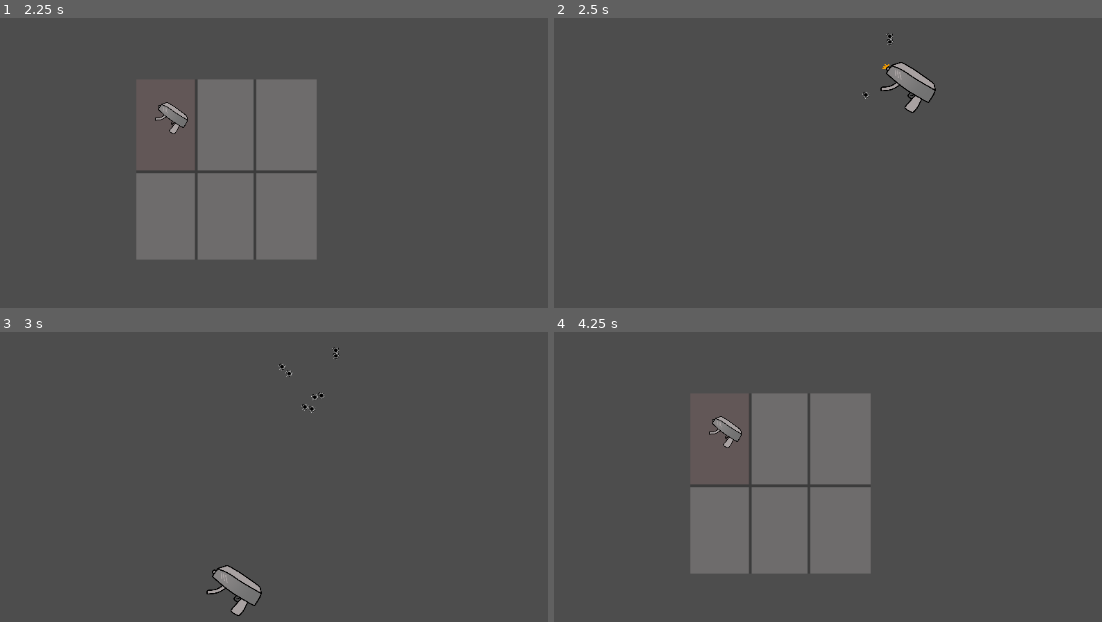
Above: before the commit, frames 1-4 (two rows, left to right).
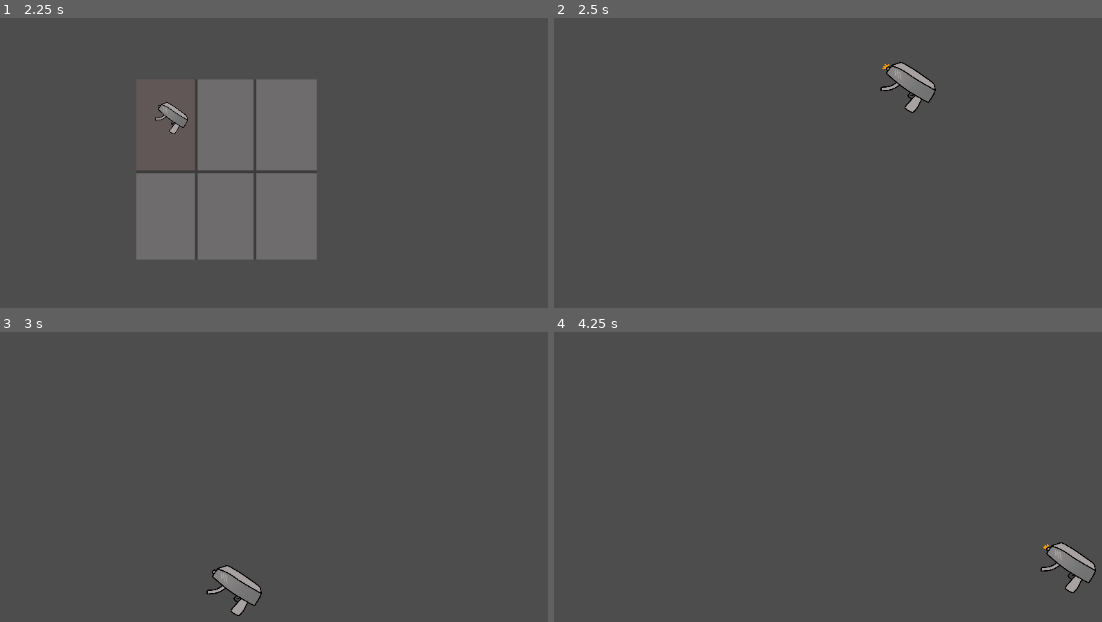
Above: after the commit, the same moments.

Repository: boxyld/redot-desktop-destroyer
Game: Godot game, scene res://scenes/menu.tscn
The game is run twice, just before and just after one commit, with the same random seed, the same clock (stepped at 60 frames per second) and the same inputs.
Inputs (mouse positions are in pixels of both pictures, inside the frame that each line leads up to):
- Up to frame 1 (2.25 s): tap Enter (ui_accept) at 0.5, 0.77, 1.25, 1.52, 2 s; move the mouse to (400, 148) at 0.52 s; press the mouse at (400, 148) at 0.53 s; hold Right (ui_right) 0.53-2.03 s; tap Space (ui_select) at 0.8, 1.35 s; move the mouse to (65, 192) at 1.27 s; release the mouse at (65, 192) at 1.28 s; click (65, 192) at 1.55 s; move the mouse to (306, 70) at 2.02 s; press the mouse at (306, 70) at 2.03 s; hold Left (ui_left) from 2.03 s (still down)
- Up to frame 2 (2.5 s): keep holding Left (ui_left); tap Space (ui_select) at 2.3 s
- Up to frame 3 (3 s): tap Enter (ui_accept) at 2.75 s; move the mouse to (186, 572) at 2.77 s; release Left (ui_left) at 2.78 s; release the mouse at (186, 572) at 2.78 s; hold Right (ui_right) from 2.78 s (still down); tap Space (ui_select) at 2.85 s
- Up to frame 4 (4.25 s): keep holding Right (ui_right); tap Enter (ui_accept) at 3.02, 3.5, 3.77 s; click (740, 572) at 3.05 s; move the mouse to (1019, 549) at 3.52 s; press the mouse at (1019, 549) at 3.53 s; tap Space (ui_select) at 3.8 s; tap Escape (ui_cancel) at 4.15 s

Frame 1 is identical in both runs. In frame 2, less than 0.1% of the frame differs, in the area x 56-63%, y 5-28%; in frame 3, 0.1%; in frame 4, 17%, in the area x 25-99%, y 21-90%.
Error after the commit: Parse Error: Unindent doesn't match the previous indentation level. (res://scripts/node_2d.gd:26)

Commit message:
simple fixes

Diff:
--- a/scripts/node_2d.gd
+++ b/scripts/node_2d.gd
@@ -16,14 +16,15 @@
 		yld.position = get_global_mouse_position()+ Vector2(random_x_offset,random_y_offset)
 		add_child(yld)
 func _on_timer_timeout() -> void:
-	if Input.is_action_pressed("m1"):
-		shoot()
-		var smgs = get_node("AudioStreamPlayer2D")
-		smgs.play()
+	if swichable ==1:
+		if Input.is_action_pressed("m1"):
+			shoot()
+			var smgs = get_node("AudioStreamPlayer2D")
+			smgs.play()
 func _process(delta: float) -> void:
 
-	# add a routing to escape the app , temporary for now
-	if Input.is_action_just_pressed("ui_cancel"):
 		get_tree().change_scene_to_file("res://scenes/menu.tscn")
+	if swichable ==1:
+		if Input.is_action_just_pressed("ui_cancel"):
 
 # there you can add another wopan
